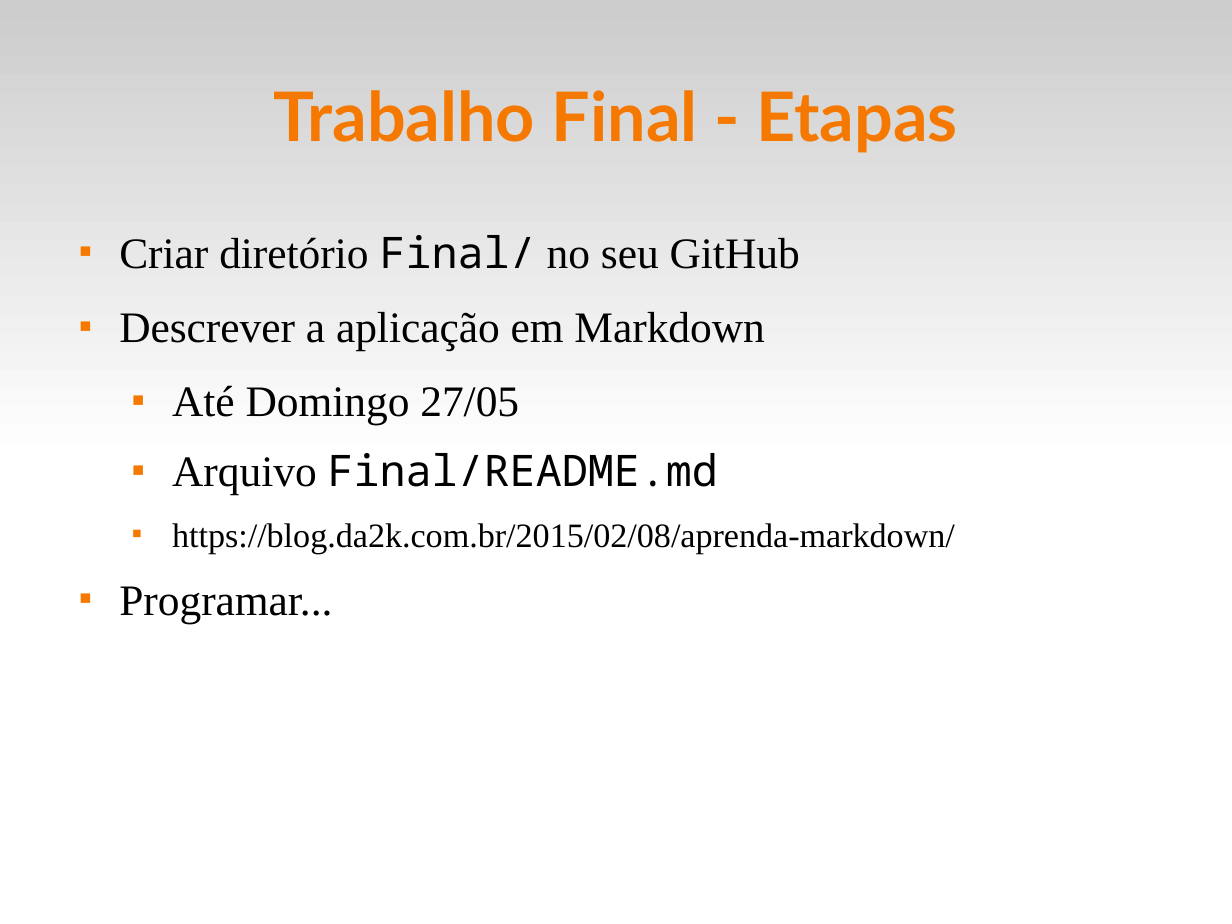
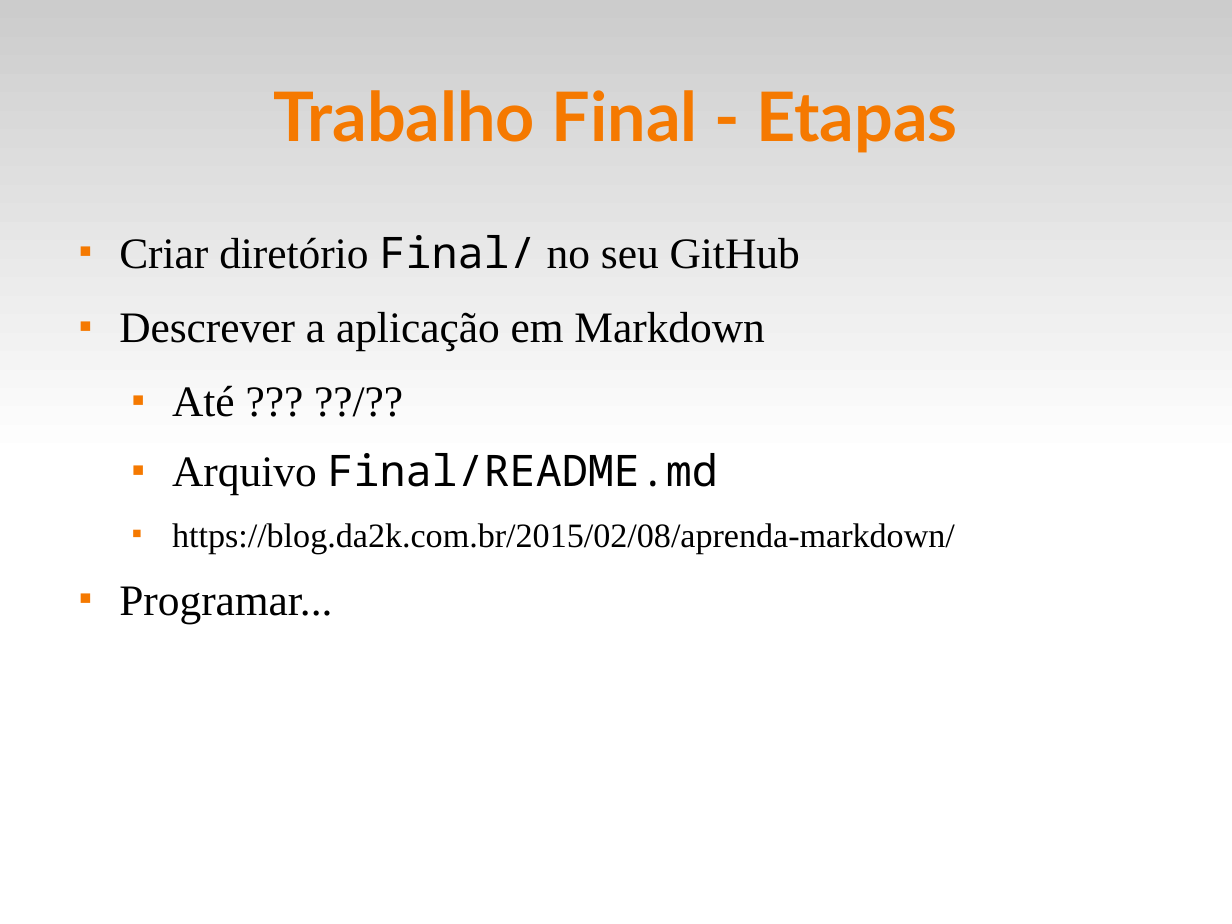
Before and after one commit to fsantanna-uerj/LP1, a slide deck: slide 13 of Slides/lp1-00-intro.odp. Drawn at 1232x924 pixels with LibreOffice and Linux fonts; fonts in the diff are those of the drawing. Boxes give left, top, right and bottom in pixels: in the first picture for what was removed or moved away, otherwise in the second. Text is boxed around its words. In the diff, an @@ line names an element or a change of style, - is before the commit and + after.

```diff
--- a/Slides/lp1-00-intro.odp
+++ b/Slides/lp1-00-intro.odp
@@ text at [172,385,235,417]: text changed @@
-  ■ Até Domingo 27/05
+  ■ Até ??? ??/??
```
Also in this commit, not shown: 8 other slides changed, 3 other files.
